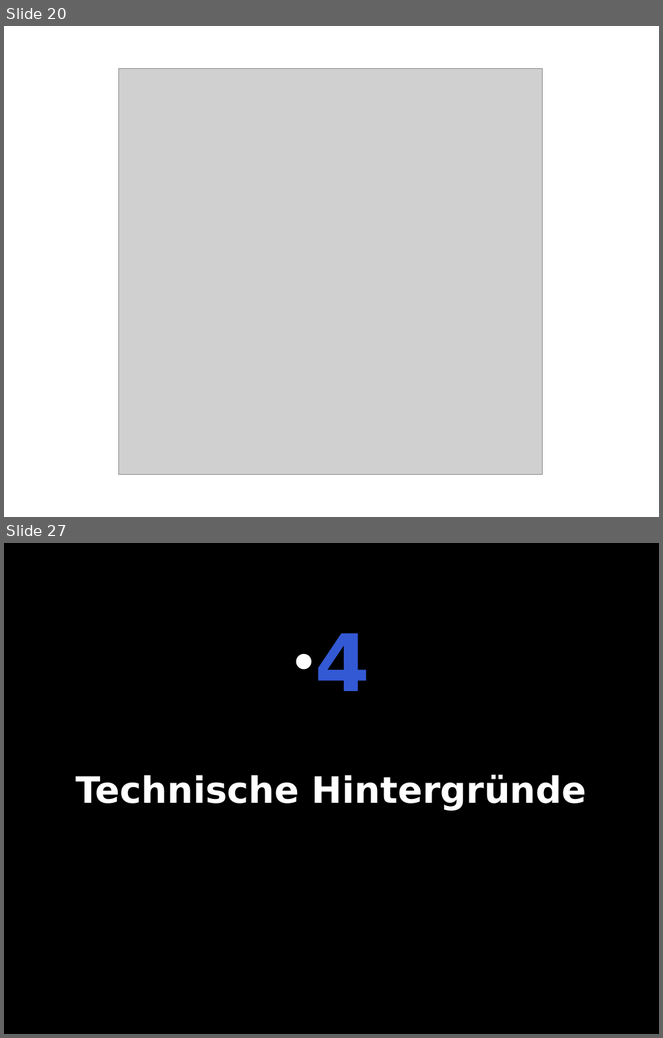
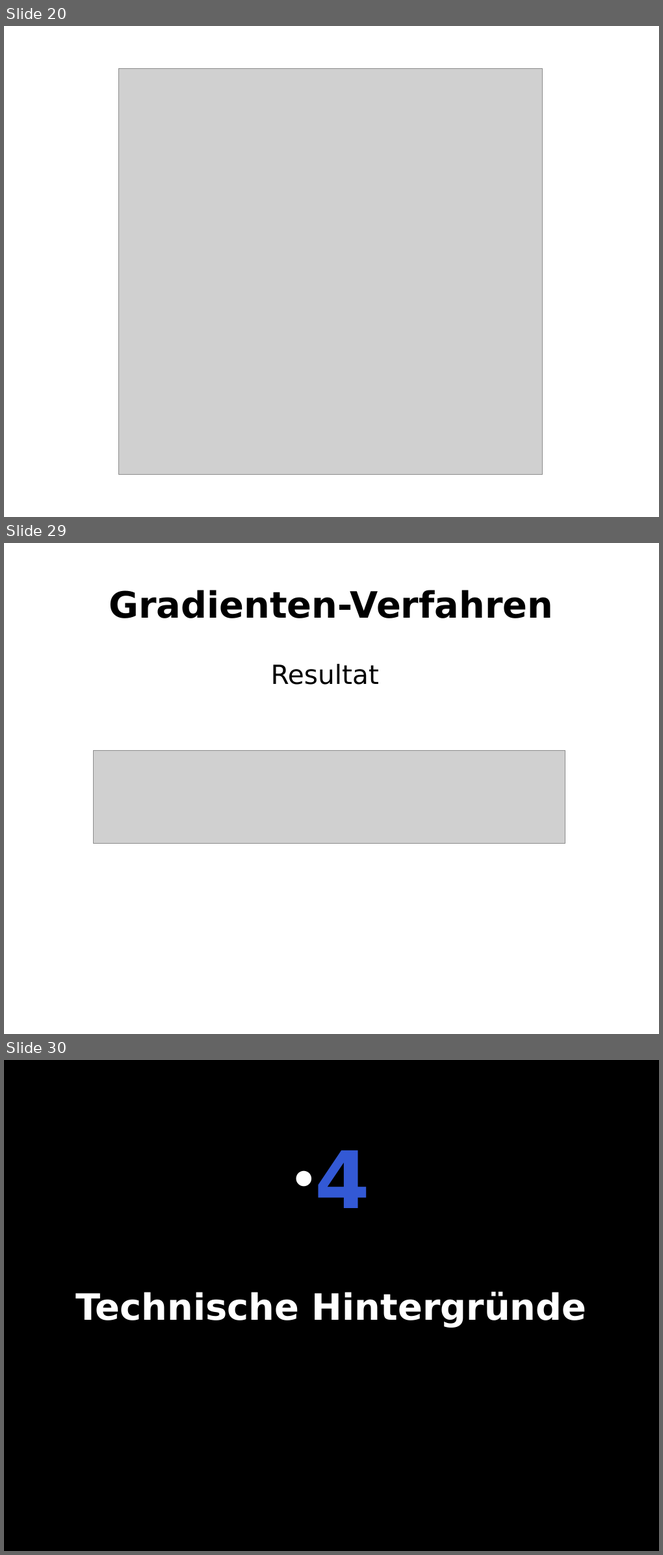
Before and after one commit to te-bachi/SimulationDoc, a slide deck: präsentation/Präsentation_bachi.odp. Shown one above the other, each under a label of ours: slides 20 and 27 before the commit, slides 20, 29 and 30 after it; the slides between them are not shown. The pictures are 663x1038 and 663x1555 pixels, drawn with LibreOffice and Linux fonts; fonts in the diff are those of the drawing; grey boxes stand for pictures. Boxes give left, top, right and bottom in pixels: in the first picture for what was removed or moved away, otherwise in the second. Text is boxed around its words. In the diff, an @@ line names an element or a change of style, - is before the commit and + after.

```diff
--- a/präsentation/Präsentation_bachi.odp
+++ b/präsentation/Präsentation_bachi.odp
@@ slide 29 added at [4, 543, 659, 1034], background #FFFFFF @@
@@ title added at [109, 590, 554, 618], 44 pt, text #000000, bold @@
+Gradienten-Verfahren
@@ text added at [271, 664, 379, 685], 32 pt, text #000000 @@
+Resultat
@@ picture added at [94, 750, 566, 843] @@
@@ what was slide 27 is now slide 30 @@
```
Also in this commit, not shown: 6 slides changed, 2 other slides added, 8 other files.
